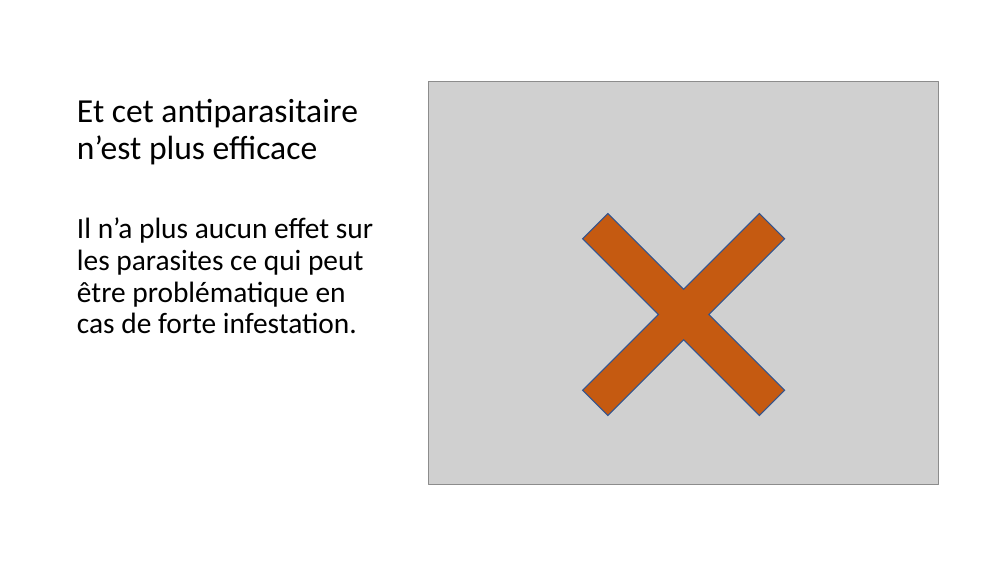
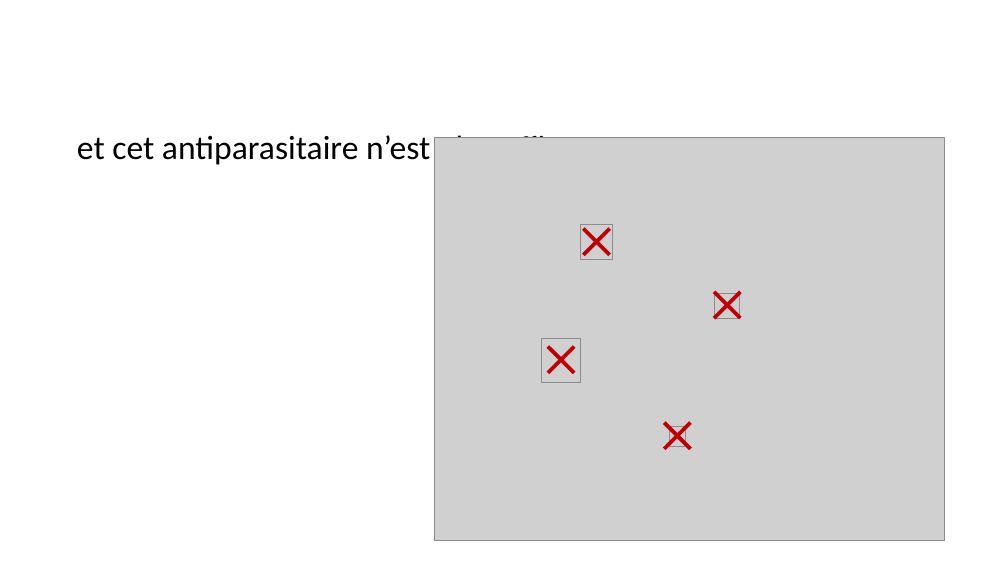
Before and after one commit to michelange2008/parasitlab, a slide deck: slide 8 of storage/app/public/img/resist/Resistance.pptx (slide 7 before the commit). Drawn at 1008x567 pixels with LibreOffice and Linux fonts; fonts in the diff are those of the drawing; grey boxes stand for pictures. Boxes give left, top, right and bottom in pixels: in the first picture for what was removed or moved away, otherwise in the second. Text is boxed around its words. In the diff, an @@ line names an element or a change of style, - is before the commit and + after.

```diff
--- a/storage/app/public/img/resist/Resistance.pptx
+++ b/storage/app/public/img/resist/Resistance.pptx
@@ title at <box>77,131,607,165</box>: text changed @@
-Et cet antiparasitaire n’est plus efficace
+et cet antiparasitaire n’est plus efficace
@@ picture: place and size @@
-picture at <box>429,82,939,485</box>
+picture at <box>434,138,944,541</box>
@@ cross removed at <box>513,144,854,485</box> @@
@@ text removed at <box>77,217,373,334</box> @@
-Il n’a plus aucun effet sur les parasites ce qui peut être problématique en cas de forte infestation.
@@ cross added at <box>572,216,622,267</box>, fill #C00000 @@
@@ picture added at <box>581,225,612,259</box> @@
@@ cross added at <box>702,280,752,330</box>, fill #C00000 @@
@@ picture added at <box>715,294,740,319</box> @@
@@ cross added at <box>536,334,587,385</box>, fill #C00000 @@
@@ picture added at <box>541,339,581,383</box> @@
@@ cross added at <box>653,411,703,461</box>, fill #C00000 @@
@@ picture added at <box>670,427,686,447</box> @@
```
Also in this commit, not shown: 3 other slides changed, 13 slides added, 3 slides removed, 12 other files.
